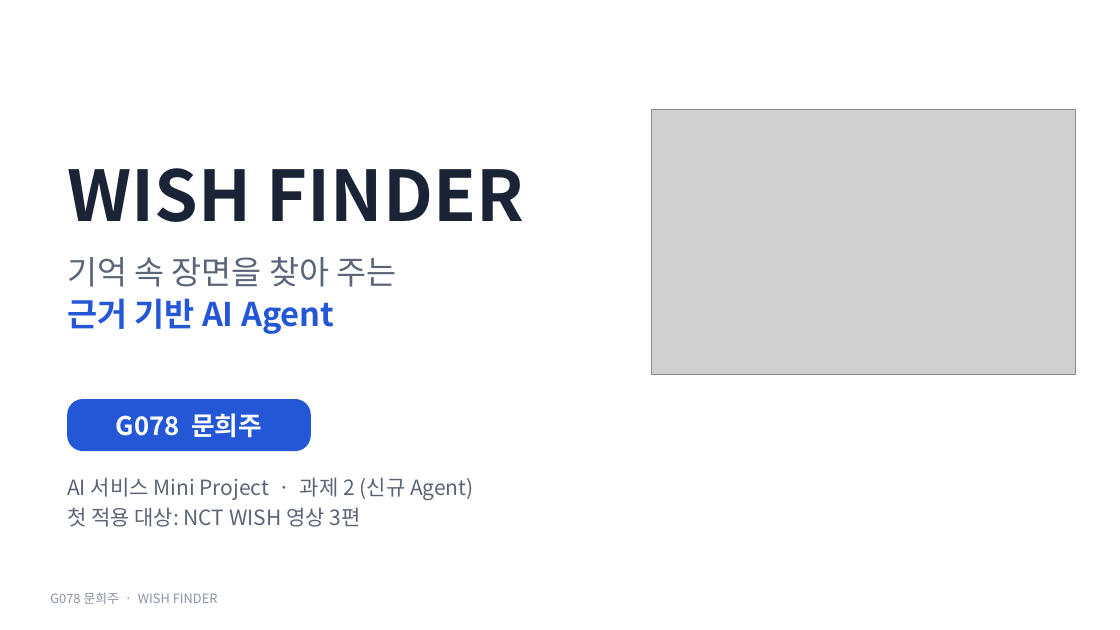
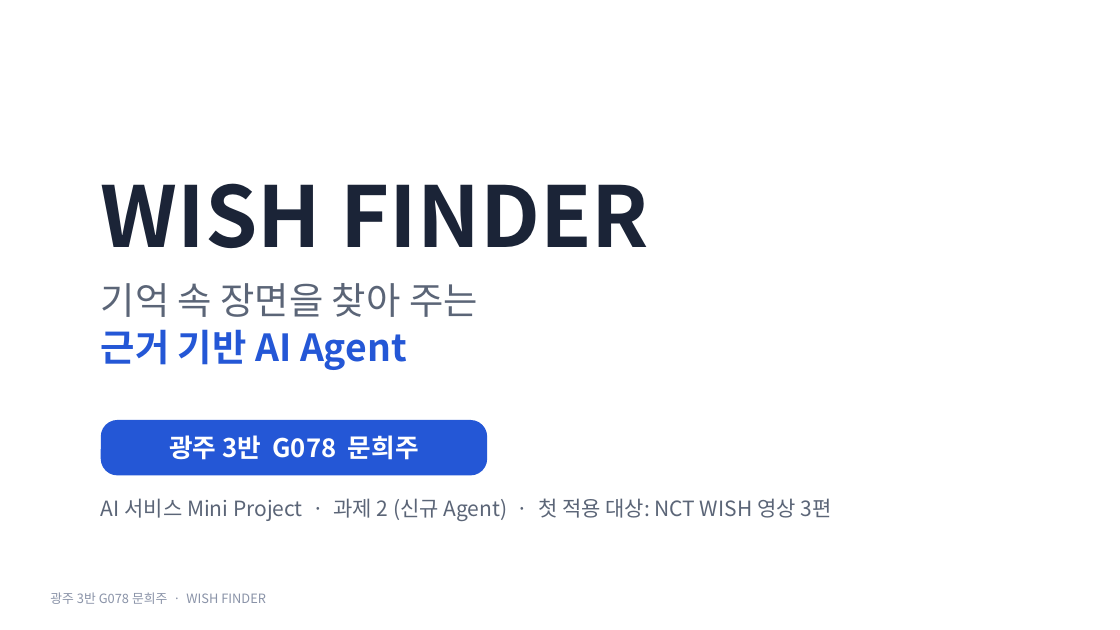
Before and after one commit to creepygrape/skala-AICapstone-mini-2, a slide deck: slide 1 of docs/exec/G078_문희주_발표.pptx. Drawn at 1120x630 pixels with LibreOffice and Linux fonts; fonts in the diff are those of the drawing; grey boxes stand for pictures. Boxes give left, top, right and bottom in pixels: in the first picture for what was removed or moved away, otherwise in the second. Text is boxed around its words. In the diff, an @@ line names an element or a change of style, - is before the commit and + after.

```diff
--- a/docs/exec/G078_문희주_발표.pptx
+++ b/docs/exec/G078_문희주_발표.pptx
@@ picture removed at (x1=651, y1=109, x2=1075, y2=375) @@
@@ text "WISH FINDER" moved from (x1=67, y1=168, x2=524, y2=222) to (x1=101, y1=183, x2=649, y2=248) @@
@@ text "WISH FINDER" at (x1=101, y1=183, x2=649, y2=248): size 60 to 72 pt @@
@@ text "기억 속 장면을 찾아 주는" moved from (x1=67, y1=257, x2=397, y2=334) to (x1=101, y1=283, x2=478, y2=370) @@
@@ text "기억 속 장면을 찾아 주는" at (x1=101, y1=283, x2=478, y2=370): size 28 to 32 pt @@
@@ rounded rectangle "광주 3반 G078 문희주" resized from (x1=67, y1=399, x2=311, y2=451) to (x1=101, y1=420, x2=487, y2=476) @@
@@ text in rounded rectangle at (x1=169, y1=435, x2=419, y2=460): text changed @@
-G078 문희주
+광주 3반 G078 문희주
@@ text at (x1=101, y1=498, x2=831, y2=521): text changed @@
-AI 서비스 Mini Project · 과제 2 (신규 Agent)
-첫 적용 대상: NCT WISH 영상 3편
+AI 서비스 Mini Project · 과제 2 (신규 Agent) · 첫 적용 대상: NCT WISH 영상 3편
@@ text at (x1=50, y1=592, x2=266, y2=604): text changed @@
-G078 문희주 · WISH FINDER
+광주 3반 G078 문희주 · WISH FINDER
```
Also in this commit, not shown: 11 other slides changed, 3 other files.
